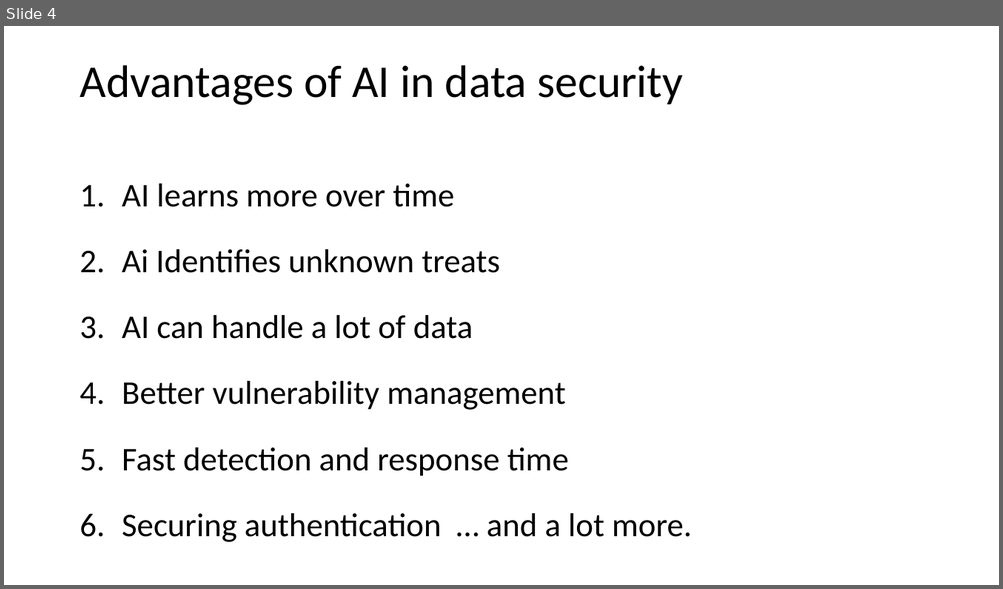
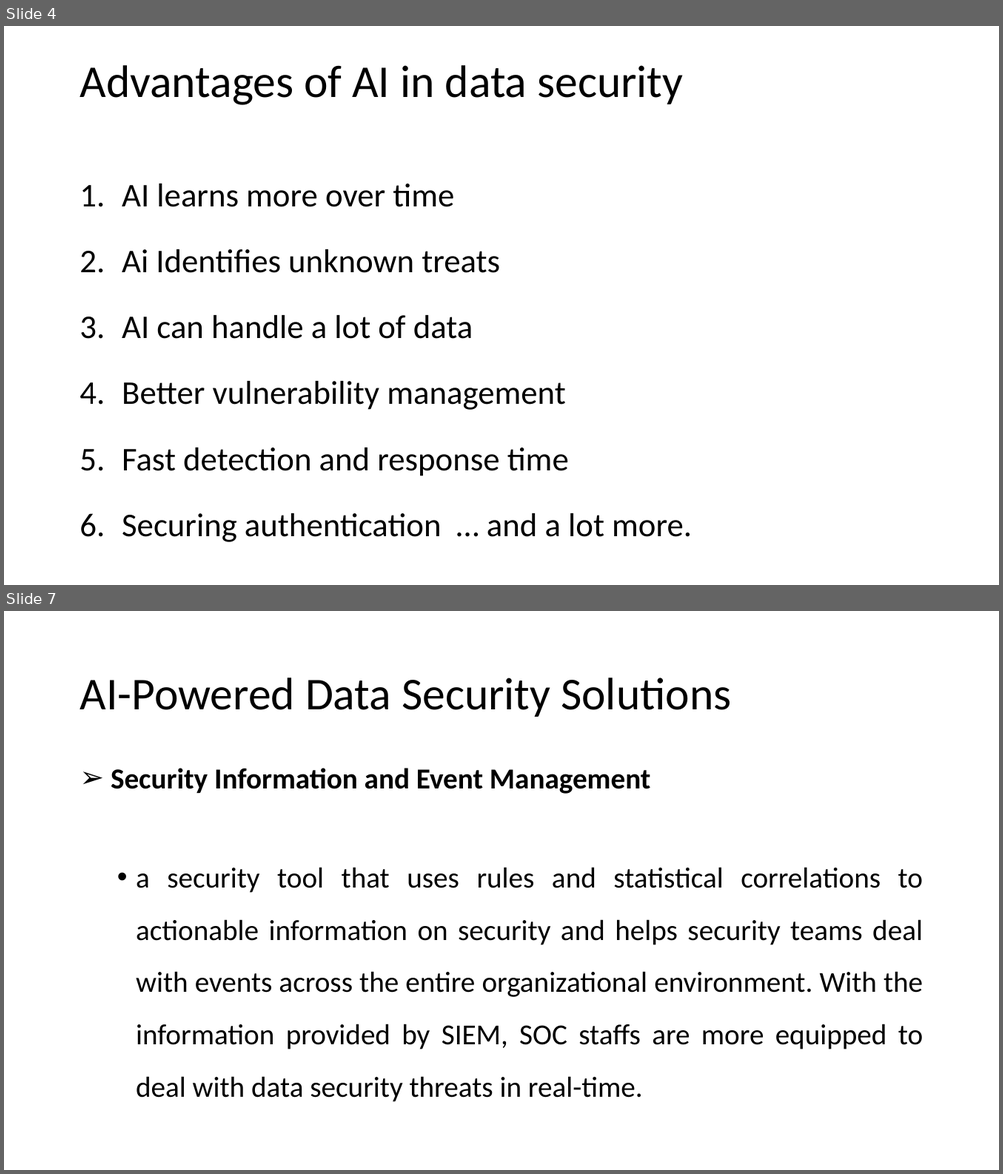
Before and after one commit to hshehabu/AI-in-data-security, a slide deck: Application of AI in Data Security.pptx. Shown one above the other, each under a label of ours: slide 4 before the commit, slides 4 and 7 after it; the slides between them are not shown. The pictures are 1003x589 and 1003x1174 pixels, drawn with LibreOffice and Linux fonts; fonts in the diff are those of the drawing. Boxes give left, top, right and bottom in pixels: in the first picture for what was removed or moved away, otherwise in the second. Text is boxed around its words. In the diff, an @@ line names an element or a change of style, - is before the commit and + after.

Commit message:
ai in data security

```diff
--- a/Application of AI in Data Security.pptx
+++ b/Application of AI in Data Security.pptx
@@ slide 7 added at bbox=[4, 611, 999, 1170], background #FFFFFF @@
@@ title added at bbox=[79, 678, 731, 717], 44 pt, text #000000 @@
+AI-Powered Data Security Solutions
@@ text added at bbox=[111, 768, 922, 1102], 28 pt, text #000000 @@
+➢ Security Information and Event Management
+  • a security tool that uses rules and statistical correlations to actionable information on security and helps security teams deal with events across the entire organizational environment. With the information provided by SIEM, SOC staffs are more equipped to deal with data security threats in real-time.
```
Also in this commit, not shown: 3 slides changed, 16 other slides added, 1 other file.
